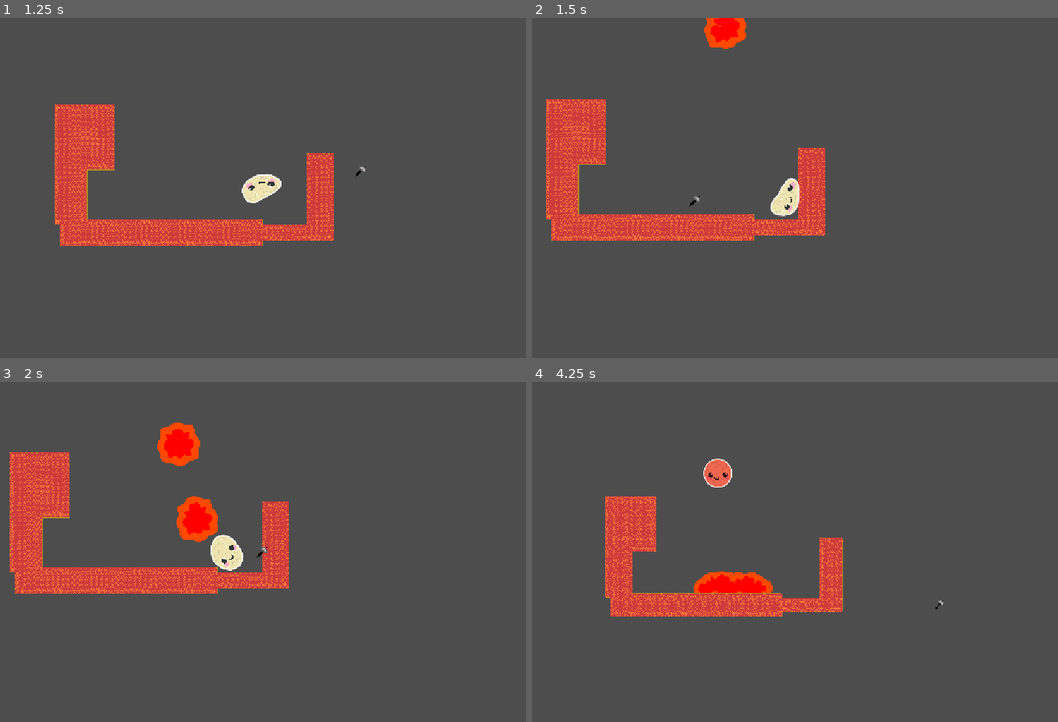
Above: before the commit, frames 1-4 (two rows, left to right).
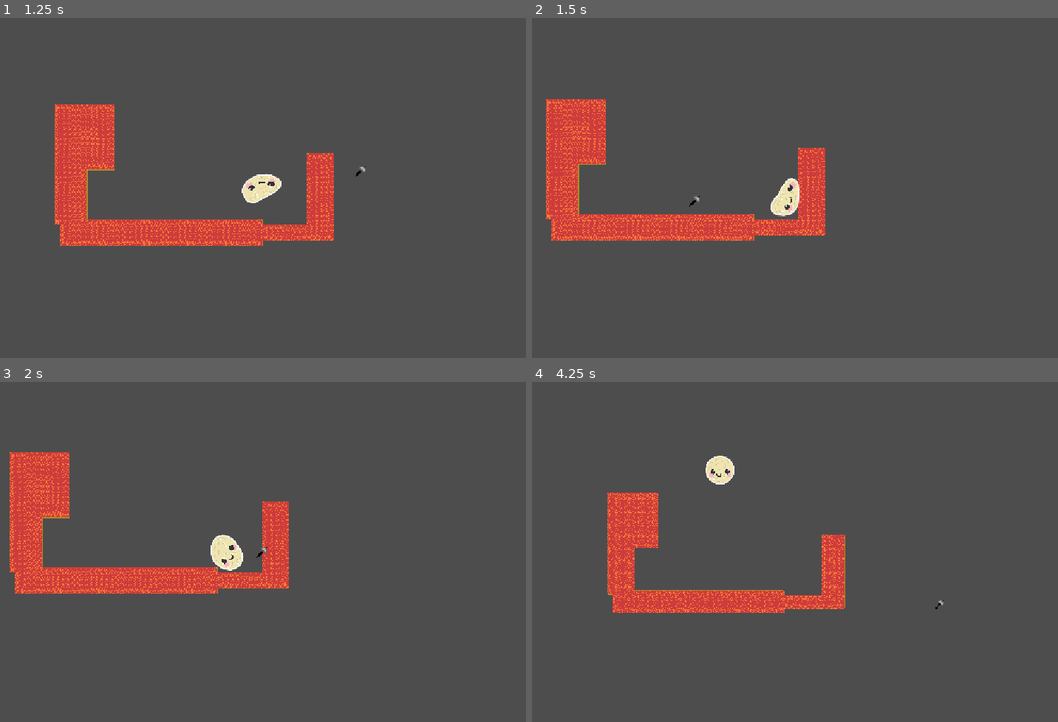
Above: after the commit, the same moments.

Repository: Yaheeha-Baheeha/rock-hard
Game: Godot game, scene res://test_level.tscn
The game is run twice, just before and just after one commit, with the same random seed, the same clock (stepped at 60 frames per second) and the same inputs. This scene is started directly instead of the project's main scene.
Inputs (mouse positions are in pixels of both pictures, inside the frame that each line leads up to):
- Up to frame 1 (1.25 s): tap Enter (ui_accept) at 0.5 s; move the mouse to (362, 171) at 0.52 s; hold D (right) from 0.53 s (still down); hold S (crouch) from 0.53 s (still down); click (362, 171) at 0.67 s; tap Space (jump) at 0.77 s
- Up to frame 2 (1.5 s): release D (right) at 1.25 s; release S (crouch) at 1.25 s; drag from (642, 205) to (795, 188) at 1.27 s
- Up to frame 3 (2 s): no input
- Up to frame 4 (4.25 s): move the mouse to (821, 477) at 2.02 s; hold D (right) 2.03-2.75 s; hold Mouse wheel down (zoom out) 2.03-2.75 s; drag from (731, 623) to (668, 562) at 2.77 s; move the mouse to (942, 606) at 3.52 s; hold A (left) from 3.53 s (still down); hold S (crouch) from 3.53 s (still down); tap Space (jump) at 3.77 s; tap R (reset) at 4.15 s

Frame 1 is identical in both runs. In frame 2, 0.6% of the frame differs, in the area x 32-41%, y 0-10%; in frame 3, 1.6%; in frame 4, 4.3%, in the area x 13-60%, y 21-69%.

Commit message:
Player Death Spawn Shape new broken currently

Diff:
--- a/lava_drop.gd
+++ b/lava_drop.gd
@@ -16,7 +16,7 @@
 var repulsion_strength: float = 800.0
 var viscosity: float = 0.45
 var cohesion_strength: float = 30.0
-var max_speed: float = 600.0
+var max_speed: float = 6000000.0
 
 @onready var neighbor_detector = $NeighborDetector
 @onready var sprite = $Sprite2D
@@ -30,9 +30,9 @@
 
 			# Physics: Acts like boiling water. Fast, low cohesion, flows everywhere.
 			repulsion_strength = 4000.0
-			viscosity = 0.1
-			cohesion_strength = 10.0
-			max_speed = 800.0
+			viscosity = 0.05
+			cohesion_strength = 5.0
+			max_speed = 8000000000000000.0
 
 		FluidType.MEDIUM:
 			modulate = Color(1.0, 0.6, 0.0) # Orange
--- a/lava_drop.tscn
+++ b/lava_drop.tscn
@@ -28,6 +28,7 @@
 
 [node name="CollisionShape2D" type="CollisionShape2D" parent="." unique_id=342936192]
 shape = SubResource("CircleShape2D_5byaw")
+debug_color = Color(0, 0.5950001, 0.7, 0)
 
 [node name="NeighborDetector" type="Area2D" parent="." unique_id=447674208]
 collision_layer = 4
@@ -35,6 +36,7 @@
 
 [node name="CollisionShape2D" type="CollisionShape2D" parent="NeighborDetector" unique_id=559876829 groups=["water"]]
 shape = SubResource("CircleShape2D_4fj2l")
+debug_color = Color(0, 0.5950001, 0.7, 0)
 
 [node name="Sprite2D" type="Sprite2D" parent="." unique_id=225218298]
 texture = SubResource("GradientTexture2D_1iw18")
--- a/player.gd
+++ b/player.gd
@@ -34,7 +34,6 @@
 @onready var soft_body = $SoftBodySphere
 @onready var center_tracker = $CenterTracker
 
-# --- NEW: LAVA DETECTOR REFERENCE ---
 # Make sure to add an Area2D named "LavaDetector" as a child of CenterTracker!
 @onready var lava_detector = $CenterTracker/LavaDetector
 
@@ -115,13 +114,57 @@
 		_die()
 
 func _die() -> void:
-	# Reset health, reset color, and fire your respawn logic
+	# 1. Spawn the corpse right before we reset the player's softbody
+	_spawn_corpse()
+
+	# 2. Reset health, reset color, and fire your respawn logic
 	current_health = max_health
 	soft_body.texture_tint = base_color
 
 	# Note: Replace Vector2.ZERO with your actual spawn point variable
 	respawn(Vector2.ZERO)
 
+# --- NEW: CORPSE SPAWNING LOGIC ---
+func _spawn_corpse() -> void:
+	if not soft_body or soft_body.points.size() < 3:
+		return
+
+	# 1. Get the exact shape of the blob right as it dies
+	var global_poly = soft_body.get_current_polygon_global()
+
+	# 2. Find the mathematical center (Centroid) so the RigidBody's physics aren't offset
+	var centroid = Vector2.ZERO
+	for pt in global_poly:
+		centroid += pt
+	centroid /= global_poly.size()
+
+	# 3. Convert the global points to local points around that centroid
+	var local_poly = PackedVector2Array()
+	for pt in global_poly:
+		local_poly.append(pt - centroid)
+
+	# 4. Create the RigidBody2D container
+	var corpse = RigidBody2D.new()
+	corpse.global_position = centroid
+	corpse.mass = 5.0 # Make it a bit heavy so it sinks nicely
+
+	# 5. Create the physical collision shape
+	var coll_shape = CollisionPolygon2D.new()
+	coll_shape.polygon = local_poly
+	corpse.add_child(coll_shape)
+
+	# 6. Create the visual representation
+	var visual = Polygon2D.new()
+	visual.polygon = local_poly
+	visual.texture = texture
+	visual.color = damage_color # Tint it red so the player knows it's dead
+	corpse.add_child(visual)
+
+	# 7. Add it to the world
+	# We MUST use call_deferred because we are trying to add a physical body
+	# to the game while inside the _physics_process loop, which Godot hates.
+	get_parent().call_deferred("add_child", corpse)
+
 func respawn(target_position: Vector2) -> void:
 	global_position = target_position
 	if soft_body:
--- a/test_level.tscn
+++ b/test_level.tscn
@@ -256,9 +256,11 @@
 position = Vector2(133, -94)
 
 [node name="Spawner" type="Area2D" parent="." unique_id=595634446]
-position = Vector2(219, -980)
+position = Vector2(1469, 150)
 script = ExtResource("6_y646j")
-spawn_rate = 0.005
+spawn_rate = 0.01
+spawn_angle = 270.0
+angle_variance = 0.0
 spawn_speed = 2000.0
 
 [node name="CollisionShape2D" type="CollisionShape2D" parent="Spawner" unique_id=1853591851]
